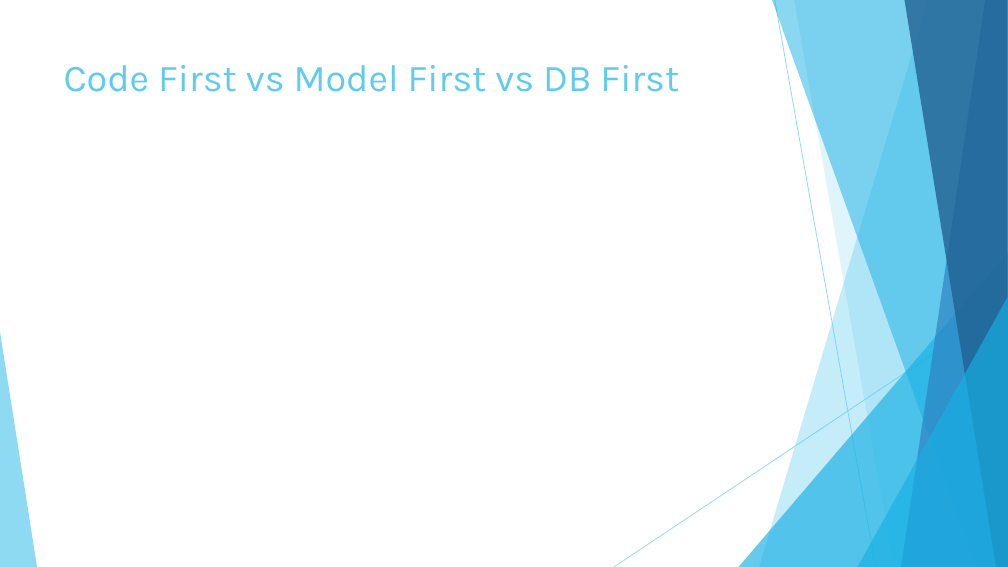
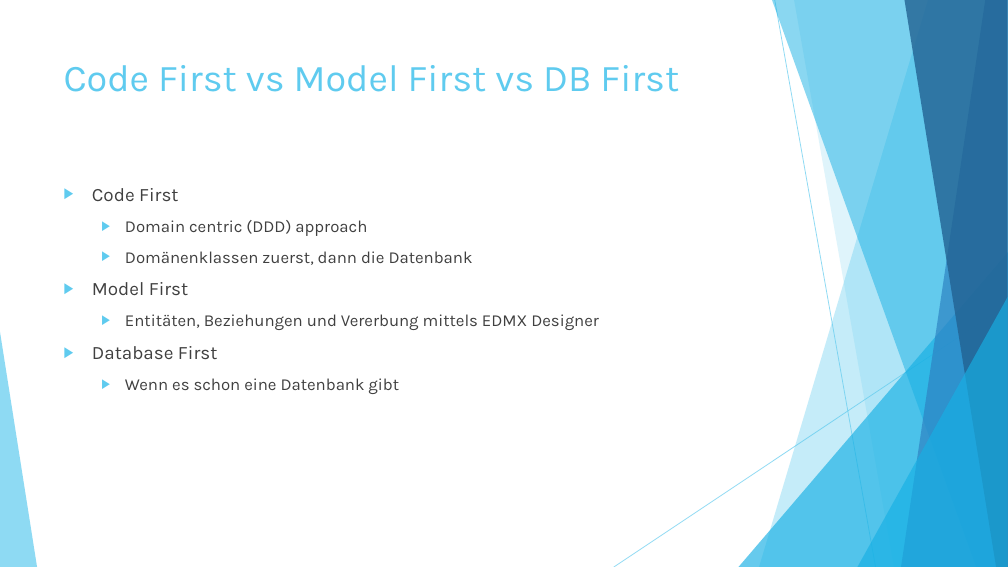
Before and after one commit to ChrisMuellersCode/EFMigrations, a slide deck: slide 5 of ppt/Entity Framework Migrations.pptx. Drawn at 1008x567 pixels with LibreOffice and Linux fonts; fonts in the diff are those of the drawing. Boxes give left, top, right and bottom in pixels: in the first picture for what was removed or moved away, otherwise in the second. Text is boxed around its words. In the diff, an @@ line names an element or a change of style, - is before the commit and + after.

```diff
--- a/ppt/Entity Framework Migrations.pptx
+++ b/ppt/Entity Framework Migrations.pptx
@@ text added at (x1=92, y1=188, x2=599, y2=394), 16 pt, text #404040 @@
+▶ Code First
+  ▶ Domain centric (DDD) approach
+  ▶ Domänenklassen zuerst, dann die Datenbank
+▶ Model First
+  ▶ Entitäten, Beziehungen und Vererbung mittels EDMX Designer
+▶ Database First
+  ▶ Wenn es schon eine Datenbank gibt
```
Also in this commit, not shown: 3 other slides changed, 5 other files.
